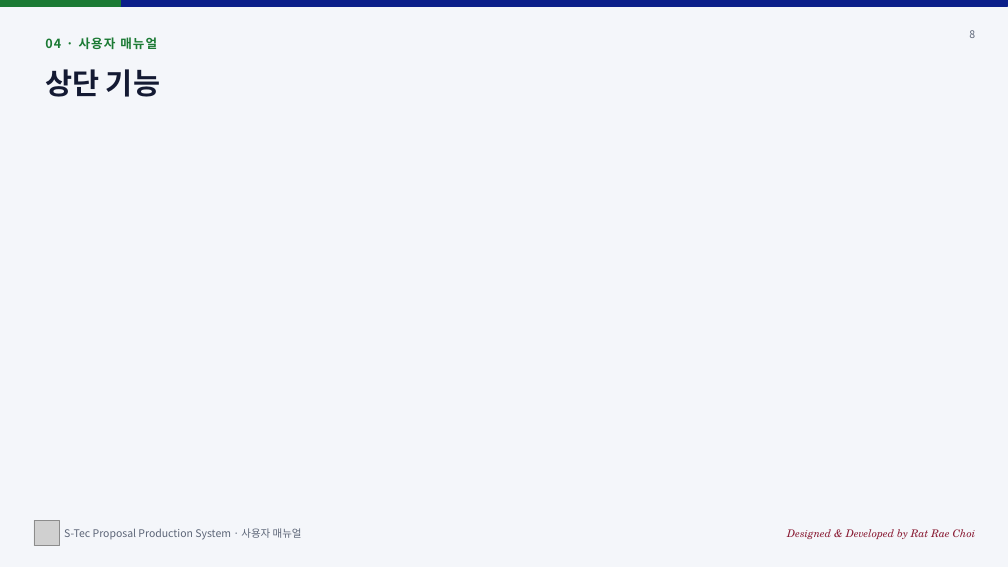
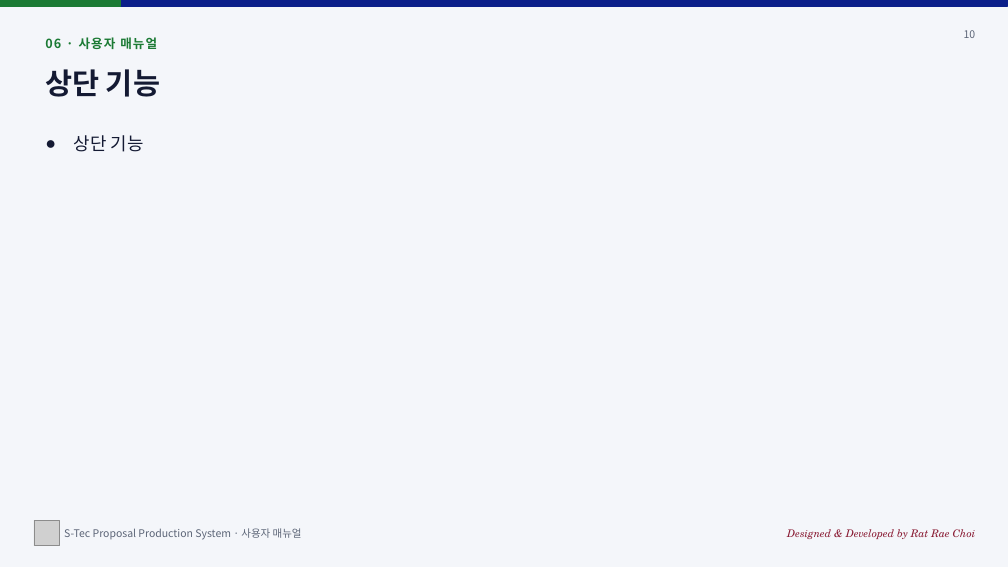
Before and after one commit to sadness500-boop/S-Tec-Proposal-Production-System, a slide deck: slide 10 of docs/S-Tec-Proposal-Production-System_사용자매뉴얼_v2.1.1.pptx (slide 8 before the commit). Drawn at 1008x567 pixels with LibreOffice and Linux fonts; fonts in the diff are those of the drawing; grey boxes stand for pictures. Boxes give left, top, right and bottom in pixels: in the first picture for what was removed or moved away, otherwise in the second. Text is boxed around its words. In the diff, an @@ line names an element or a change of style, - is before the commit and + after.

```diff
--- a/docs/S-Tec-Proposal-Production-System_사용자매뉴얼_v2.1.1.pptx
+++ b/docs/S-Tec-Proposal-Production-System_사용자매뉴얼_v2.1.1.pptx
@@ text at (45, 37, 157, 49): text changed @@
-04 · 사용자 매뉴얼
+06 · 사용자 매뉴얼
@@ text at (964, 30, 976, 38): text changed @@
-8
+10
@@ text added at (74, 135, 144, 152), 17 pt, text #141A33 @@
+● 상단 기능
```
Also in this commit, not shown: 20 other slides changed, 2 slides added, 19 other files.
